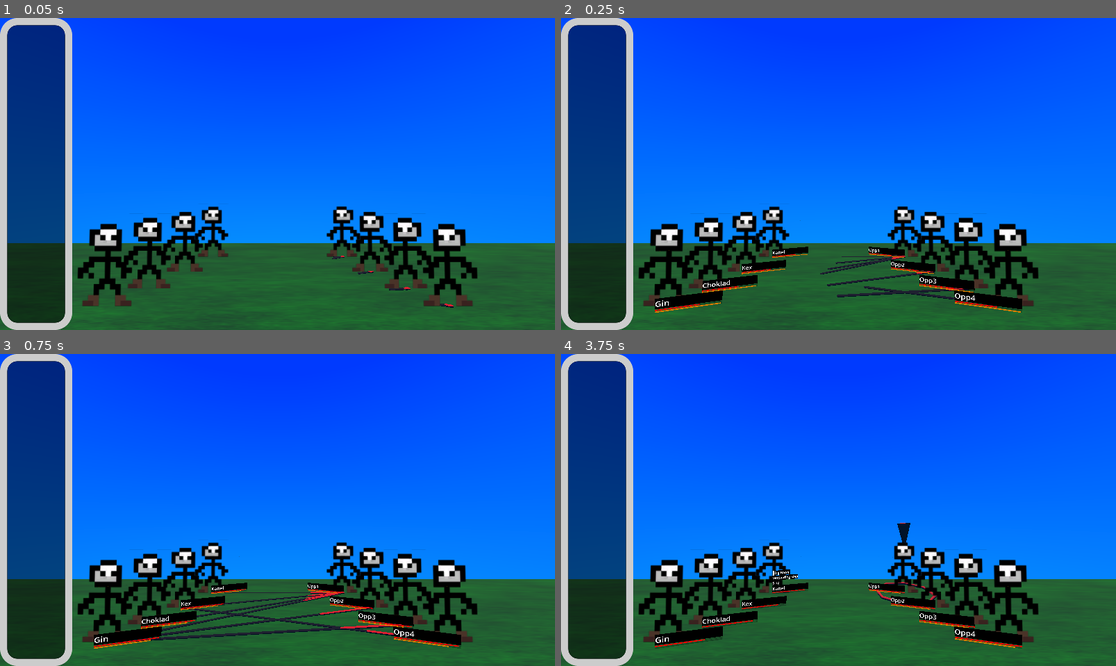
Above: before the commit, frames 1-4 (two rows, left to right).
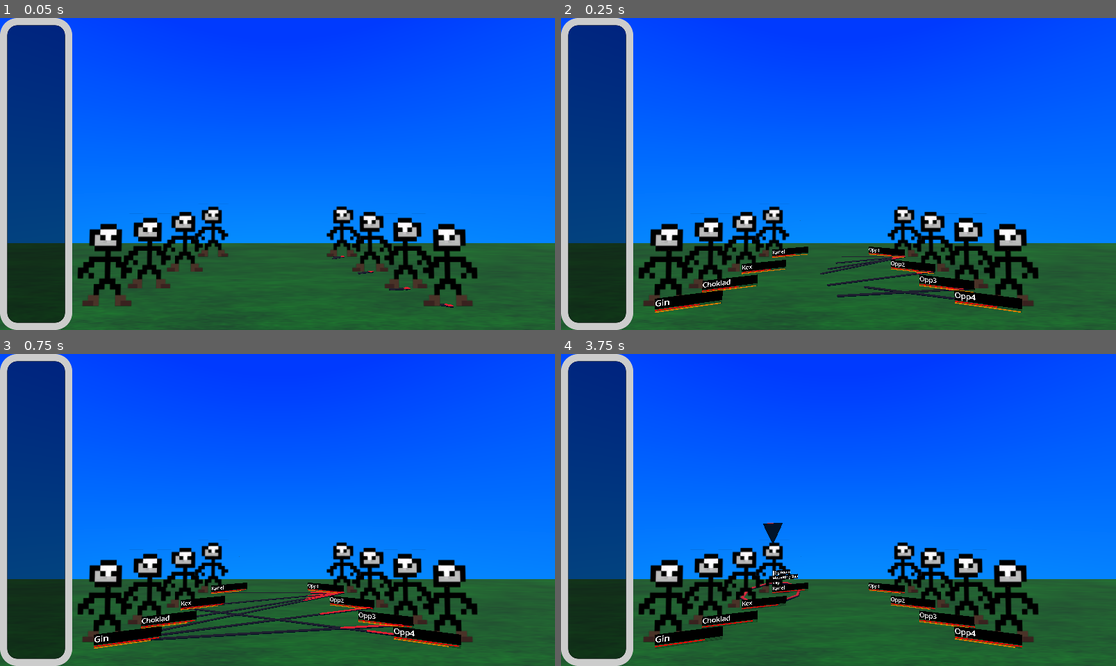
Above: after the commit, the same moments.

Repository: izzyn/MultiplayerCombatDemo
Game: Godot game, scene res://main.tscn
The game is run twice, just before and just after one commit, with the same random seed, the same clock (stepped at 60 frames per second) and the same inputs.
Inputs:
- Up to frame 1 (0.05 s): no input
- Up to frame 2 (0.25 s): no input
- Up to frame 3 (0.75 s): tap Enter (Confirm) at 0.5 s; hold Down (NavigateUp) from 0.53 s (still down); hold Enter (Confirm) from 0.53 s (still down)
- Up to frame 4 (3.75 s): release Down (NavigateUp) at 1.28 s; release Enter (Confirm) at 1.28 s; hold Up (NavigateDown) 1.28-2.03 s; tap Enter (Confirm) at 1.35, 2.85 s; hold Enter (Confirm) 2.03-2.78 s; hold Down (NavigateUp) 2.03-3.53 s; hold Up (NavigateDown) from 3.53 s (still down); hold Enter (Confirm) from 3.53 s (still down)

Frame 1 is identical in both runs. In frame 2, 0.2% of the frame differs, in the area x 17-83%, y 73-94%; in frame 3, 0.2%; in frame 4, 0.7%, in the area x 16-83%, y 54-94%.

Commit message:
Status effects now ork (cannot be applied yet)

Diff:
--- a/AttackData.gd
+++ b/AttackData.gd
@@ -38,30 +38,46 @@
 @export
 var effects : Array[Effect]
 
+
+## Modifiers in this field can only be offensive, defensive modifiers in this field will simply work asif disabled.
 @export
-var additional_effects : Array[SecondaryEffect]
+var modifiers : Array[Modifier]
 
 func use_attack(user : CharacterData, targets : Array[CharacterData]):
-	var start_effectiveness = user._attack_effectiveness
-	for scale in scale_stats:
-		var value = user.get(scale.stat_name).value/100
-		user._attack_effectiveness += start_effectiveness * value * scale.scale_weight
+	var effectiveness_dict = {}
+	for target in targets:
+		effectiveness_dict[target] = 1
+		for scale in scale_stats:
+			var value = user.get(scale.stat_name).value/100
+			effectiveness_dict[target] += value * scale.scale_weight
 
-	for add in additional_effects:
-		var increased_effectiveness = false
-		var filtered = add.condition.eval(user, targets)
-		for target in filtered:
-			for effect in add.effects:
-				effect.enact(user,target)
-				if effect is EffectivenessEffect:
-					increased_effectiveness = true
-					break
-			if increased_effectiveness:
-				break
+	var total_modifiers : Array[Modifier] = []
+	total_modifiers.append_array(modifiers)
+
+	for status in user._statuses:
+		total_modifiers.append_array(status.modifiers)
+
+	for mod in total_modifiers:
+		if mod.type == Modifier.Type.Offensive:
+			var affected = mod.filter.eval(user, targets)
+			for aff in affected:
+				effectiveness_dict[aff] *= mod.value
 
 	for target in targets:
-		for effect in effects:
-			effect.enact(user, target)
+		for status in target._statuses:
+			for mod in status.modifiers:
+				if mod.type == Modifier.Type.Defensive:
+					var arr : Array[CharacterData] = []
+					arr.append(user)
+					var use = len(mod.filter.eval(target, arr)) == 1
+					if use: effectiveness_dict[target] *= mod.value
 
-	user._attack_effectiveness = 1
-	pass
+	for target in targets:
+		var total_effects : Array[Effect] = []
+		total_effects.append_array(effects)
+		for status in user._statuses:
+			total_effects.append_array(status.additional_effect)
+		for effect in total_effects:
+			print(effectiveness_dict[target])
+			effect.enact(user, target, effectiveness_dict[target])
+		pass
--- a/CharacterData.gd
+++ b/CharacterData.gd
@@ -44,5 +44,3 @@
 var sprite : CharacterSprite
 
 var _statuses : Array[Status]
-
-var _attack_effectiveness : float = 1.0
--- a/Controller.gd
+++ b/Controller.gd
@@ -92,6 +92,8 @@
 	var all_data = get_parent().get_all_characters()
 	var all_sprites = get_parent().get_all_sprites()
 	var filter_chars = attack.target_filter.eval(actor, all_data)
+	if len(filter_chars) == 0:
+		return
 	attack_target_list.clear()
 	attack_target_list.append_array(all_sprites.filter(func(x): return x.character in filter_chars))
 	remaining_choices = attack.target_amount
--- a/Data/Effect/Effect.gd
+++ b/Data/Effect/Effect.gd
@@ -4,5 +4,5 @@
 @export
 var amount : float
 
-func _enact(user : CharacterData, target : CharacterData):
+func _enact(user : CharacterData, target : CharacterData, effectiveness : float):
 	pass
--- a/Data/Effect/EffectivenessEffect.gd
+++ /dev/null
@@ -1,6 +0,0 @@
-extends Effect
-class_name EffectivenessEffect
-
-func enact(user : CharacterData, target : CharacterData):
-	user._attack_effectiveness *= amount
-	pass
--- a/Data/Effect/StatChange.gd
+++ b/Data/Effect/StatChange.gd
@@ -12,9 +12,9 @@
 @export
 var stat_name : String
 
-func enact(user : CharacterData, target : CharacterData):
+func enact(user : CharacterData, target : CharacterData, effectiveness : float):
 	var stat = target.get(stat_name)
-	var true_amount = amount * user._attack_effectiveness
+	var true_amount = amount * effectiveness
 	if type == Type.Value:
 		if exceed_default:
 			stat.value += true_amount
@@ -23,4 +23,5 @@
 	elif type == Type.Default:
 		stat.default += true_amount
 
+
 	pass
--- a/Data/Effect/Status.gd
+++ b/Data/Effect/Status.gd
@@ -9,3 +9,9 @@
 
 @export
 var stackable : bool
+
+@export
+var modifiers : Array[Modifier]
+
+@export
+var additional_effect : Array[SecondaryEffect]
--- /dev/null
+++ b/Data/Effect/StatusGrantEffect.gd
@@ -0,0 +1,12 @@
+extends Node
+class_name StatusGrantEffect
+
+@export
+var status : Status
+
+func enact(user : CharacterData, target : CharacterData, effectiveness : float):
+	for t_status in target._statuses:
+		if t_status.id == status.id:
+			if status.stackable:
+				t_status.stacks += 1
+	pass
--- a/Data/Filters/FilterAny.gd
+++ b/Data/Filters/FilterAny.gd
@@ -11,6 +11,6 @@
 		var filtered_list = i.eval(actor, characters)
 		for j in filtered_list:
 			if j not in list:
-				list.append(i)
+				list.append(j)
 	return list
 	pass
--- /dev/null
+++ b/Data/Modifier.gd
@@ -0,0 +1,13 @@
+extends Resource
+class_name Modifier
+
+@export
+var filter : Filter
+
+@export
+var value : float
+
+enum Type {Offensive, Defensive}
+
+@export
+var type : Type
--- a/Data/Status.gd
+++ /dev/null
@@ -1 +0,0 @@
-extends Resource
--- a/main.tscn
+++ b/main.tscn
@@ -6,15 +6,15 @@
 [ext_resource type="Script" uid="uid://dev3bbs8234ul" path="res://AttackData.gd" id="2_5vw27"]
 [ext_resource type="Script" uid="uid://chal40igpet32" path="res://Data/Effect/Effect.gd" id="3_kek77"]
 [ext_resource type="Script" uid="uid://b02gidehqotp1" path="res://Data/Effect/StatChange.gd" id="4_4c57u"]
-[ext_resource type="Script" uid="uid://8pc3rvrfobyj" path="res://Data/secondary_effect.gd" id="4_dg77c"]
 [ext_resource type="Script" uid="uid://d0jjmkvmmnkcq" path="res://Camera.gd" id="5_4c57u"]
 [ext_resource type="Script" uid="uid://w7xci5q84hvk" path="res://Data/Stat.gd" id="6_dg77c"]
+[ext_resource type="Script" uid="uid://df3a3xyxvoio3" path="res://Data/Modifier.gd" id="7_2cqfq"]
 [ext_resource type="Script" uid="uid://cvicm6h3smnkv" path="res://Data/ScaleFactor.gd" id="7_vivmo"]
 [ext_resource type="Script" uid="uid://nf1cqa55mvbc" path="res://CharacterData.gd" id="7_ycdy4"]
 [ext_resource type="Script" uid="uid://xspn7atwwsb3" path="res://Data/Filters/FilterTeam.gd" id="9_efxa6"]
 [ext_resource type="PackedScene" uid="uid://bkivihrkixbmx" path="res://Selection.tscn" id="9_kek77"]
-[ext_resource type="Script" uid="uid://bugg36d002uyd" path="res://Data/Filters/FilterStat.gd" id="11_ycdy4"]
-[ext_resource type="Script" uid="uid://2cuttkkw6r2b" path="res://Data/Effect/EffectivenessEffect.gd" id="12_w48qg"]
+[ext_resource type="Script" uid="uid://c8mk8e686h6be" path="res://Data/Filters/Filter.gd" id="12_2cqfq"]
+[ext_resource type="Script" uid="uid://dbmeokg4ticq2" path="res://Data/Filters/FilterAny.gd" id="13_yaehf"]
 [ext_resource type="PackedScene" uid="uid://bulhprrgcwgd6" path="res://orb_gauge.tscn" id="16_2cqfq"]
 
 [sub_resource type="Resource" id="Resource_1u8w0"]
@@ -44,7 +44,7 @@
 target_filter = SubResource("Resource_074og")
 scale_stats = Array[ExtResource("7_vivmo")]([])
 effects = Array[ExtResource("3_kek77")]([SubResource("Resource_1u8w0")])
-additional_effects = Array[ExtResource("4_dg77c")]([])
+modifiers = Array[ExtResource("7_2cqfq")]([])
 metadata/_custom_type_script = "uid://dev3bbs8234ul"
 
 [sub_resource type="Resource" id="Resource_5vw27"]
@@ -101,7 +101,7 @@
 target_amount = 1
 scale_stats = Array[ExtResource("7_vivmo")]([])
 effects = Array[ExtResource("3_kek77")]([SubResource("Resource_4c57u")])
-additional_effects = Array[ExtResource("4_dg77c")]([])
+modifiers = Array[ExtResource("7_2cqfq")]([])
 metadata/_custom_type_script = "uid://dev3bbs8234ul"
 
 [sub_resource type="Resource" id="Resource_d2t1y"]
@@ -244,27 +244,6 @@
 ambient_light_source = 3
 ambient_light_color = Color(0.206035, 0.434083, 1, 1)
 
-[sub_resource type="Resource" id="Resource_0odxb"]
-script = ExtResource("11_ycdy4")
-amount = 0.8
-actor_stat = true
-percentage = true
-stat = "hp"
-comparison = 4
-inverted = false
-metadata/_custom_type_script = "uid://bugg36d002uyd"
-
-[sub_resource type="Resource" id="Resource_seu75"]
-script = ExtResource("12_w48qg")
-amount = 5.0
-metadata/_custom_type_script = "uid://2cuttkkw6r2b"
-
-[sub_resource type="Resource" id="Resource_kq58d"]
-script = ExtResource("4_dg77c")
-condition = SubResource("Resource_0odxb")
-effects = Array[ExtResource("3_kek77")]([SubResource("Resource_seu75")])
-metadata/_custom_type_script = "uid://8pc3rvrfobyj"
-
 [sub_resource type="Resource" id="Resource_havpv"]
 script = ExtResource("4_4c57u")
 type = 0
@@ -273,10 +252,33 @@
 amount = -10.0
 metadata/_custom_type_script = "uid://b02gidehqotp1"
 
-[sub_resource type="Resource" id="Resource_dg77c"]
+[sub_resource type="Resource" id="Resource_0odxb"]
 script = ExtResource("9_efxa6")
 inverted = true
 metadata/_custom_type_script = "uid://xspn7atwwsb3"
+
+[sub_resource type="Resource" id="Resource_kq58d"]
+script = ExtResource("7_2cqfq")
+filter = SubResource("Resource_0odxb")
+value = 2.0
+type = 0
+metadata/_custom_type_script = "uid://df3a3xyxvoio3"
+
+[sub_resource type="Resource" id="Resource_seu75"]
+script = ExtResource("9_efxa6")
+inverted = true
+metadata/_custom_type_script = "uid://xspn7atwwsb3"
+
+[sub_resource type="Resource" id="Resource_0dhbp"]
+script = ExtResource("9_efxa6")
+inverted = false
+metadata/_custom_type_script = "uid://xspn7atwwsb3"
+
+[sub_resource type="Resource" id="Resource_jx0wj"]
+script = ExtResource("13_yaehf")
+filters = Array[ExtResource("12_2cqfq")]([SubResource("Resource_seu75"), SubResource("Resource_0dhbp")])
+inverted = false
+metadata/_custom_type_script = "uid://dbmeokg4ticq2"
 
 [sub_resource type="Resource" id="Resource_xcirw"]
 script = ExtResource("2_5vw27")
@@ -287,12 +289,12 @@
 base_ai_weight = 10.0
 hits_all = false
 can_target_multiple_times = false
-cooldown = 5.0
-target_amount = 1
-target_filter = SubResource("Resource_dg77c")
+cooldown = 0.1
+target_amount = 1
+target_filter = SubResource("Resource_jx0wj")
 scale_stats = Array[ExtResource("7_vivmo")]([])
 effects = Array[ExtResource("3_kek77")]([SubResource("Resource_havpv")])
-additional_effects = Array[ExtResource("4_dg77c")]([SubResource("Resource_kq58d")])
+modifiers = Array[ExtResource("7_2cqfq")]([SubResource("Resource_kq58d")])
 metadata/_custom_type_script = "uid://dev3bbs8234ul"
 
 [sub_resource type="Resource" id="Resource_uatky"]
@@ -322,7 +324,7 @@
 target_filter = SubResource("Resource_2cqfq")
 scale_stats = Array[ExtResource("7_vivmo")]([])
 effects = Array[ExtResource("3_kek77")]([SubResource("Resource_uatky")])
-additional_effects = Array[ExtResource("4_dg77c")]([])
+modifiers = Array[ExtResource("7_2cqfq")]([])
 metadata/_custom_type_script = "uid://dev3bbs8234ul"
 
 [sub_resource type="Resource" id="Resource_1vm84"]
@@ -352,7 +354,7 @@
 target_filter = SubResource("Resource_yaehf")
 scale_stats = Array[ExtResource("7_vivmo")]([])
 effects = Array[ExtResource("3_kek77")]([SubResource("Resource_1vm84")])
-additional_effects = Array[ExtResource("4_dg77c")]([])
+modifiers = Array[ExtResource("7_2cqfq")]([])
 metadata/_custom_type_script = "uid://dev3bbs8234ul"
 
 [sub_resource type="Resource" id="Resource_w48qg"]
@@ -487,7 +489,7 @@
 target_filter = SubResource("Resource_b1qrp")
 scale_stats = Array[ExtResource("7_vivmo")]([SubResource("Resource_cyx1q")])
 effects = Array[ExtResource("3_kek77")]([SubResource("Resource_facbu")])
-additional_effects = Array[ExtResource("4_dg77c")]([])
+modifiers = Array[ExtResource("7_2cqfq")]([])
 metadata/_custom_type_script = "uid://dev3bbs8234ul"
 
 [sub_resource type="Resource" id="Resource_come4"]
@@ -517,7 +519,7 @@
 target_filter = SubResource("Resource_0n3wm")
 scale_stats = Array[ExtResource("7_vivmo")]([])
 effects = Array[ExtResource("3_kek77")]([SubResource("Resource_come4")])
-additional_effects = Array[ExtResource("4_dg77c")]([])
+modifiers = Array[ExtResource("7_2cqfq")]([])
 metadata/_custom_type_script = "uid://dev3bbs8234ul"
 
 [sub_resource type="Resource" id="Resource_blkrb"]
@@ -547,7 +549,7 @@
 target_filter = SubResource("Resource_abqjc")
 scale_stats = Array[ExtResource("7_vivmo")]([])
 effects = Array[ExtResource("3_kek77")]([SubResource("Resource_blkrb")])
-additional_effects = Array[ExtResource("4_dg77c")]([])
+modifiers = Array[ExtResource("7_2cqfq")]([])
 metadata/_custom_type_script = "uid://dev3bbs8234ul"
 
 [sub_resource type="Resource" id="Resource_6iyjs"]
@@ -577,7 +579,7 @@
 target_filter = SubResource("Resource_uit24")
 scale_stats = Array[ExtResource("7_vivmo")]([])
 effects = Array[ExtResource("3_kek77")]([SubResource("Resource_6iyjs")])
-additional_effects = Array[ExtResource("4_dg77c")]([])
+modifiers = Array[ExtResource("7_2cqfq")]([])
 metadata/_custom_type_script = "uid://dev3bbs8234ul"
 
 [sub_resource type="Resource" id="Resource_0rl1p"]
--- a/project.godot
+++ b/project.godot
@@ -18,6 +18,10 @@
 [autoload]
 
 GlobalData="*res://global_Data.tscn"
+
+[gui]
+
+theme/default_font_multichannel_signed_distance_field=true
 
 [input]
 
Not shown, removed: Data/Effect/EffectivenessEffect.gd.uid
Not shown, added: Data/Effect/StatusGrantEffect.gd.uid
Not shown, added: Data/Modifier.gd.uid
Not shown, removed: Data/Status.gd.uid
Not shown: 1 places in main.tscn that only renumber resources
